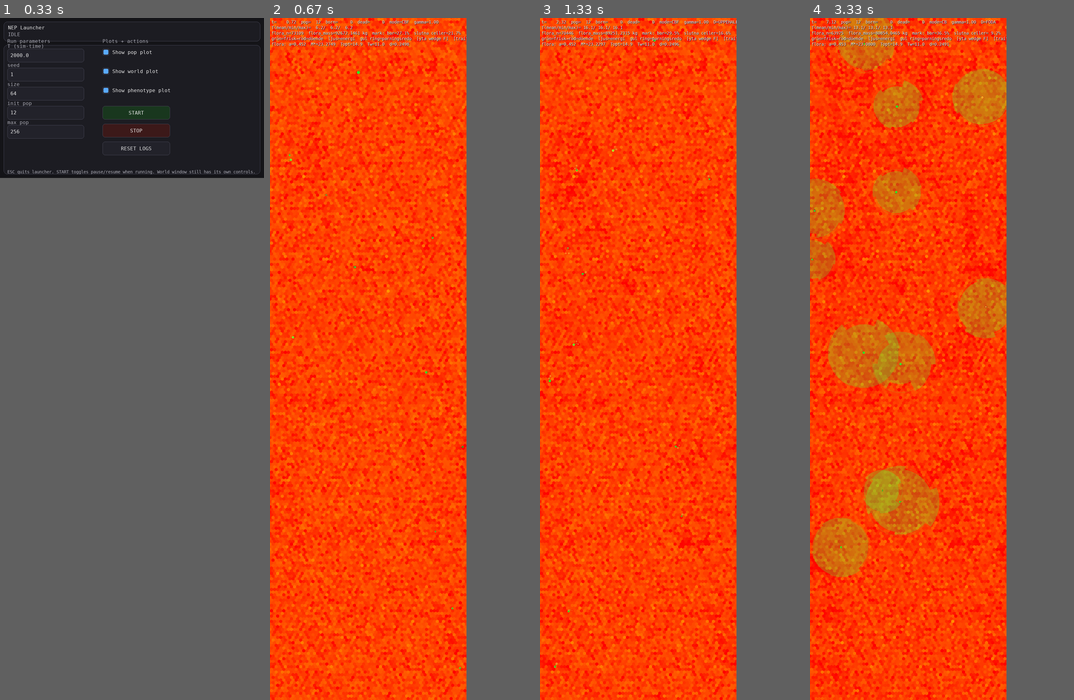
Above: before the commit, frames 1-4 (left to right).
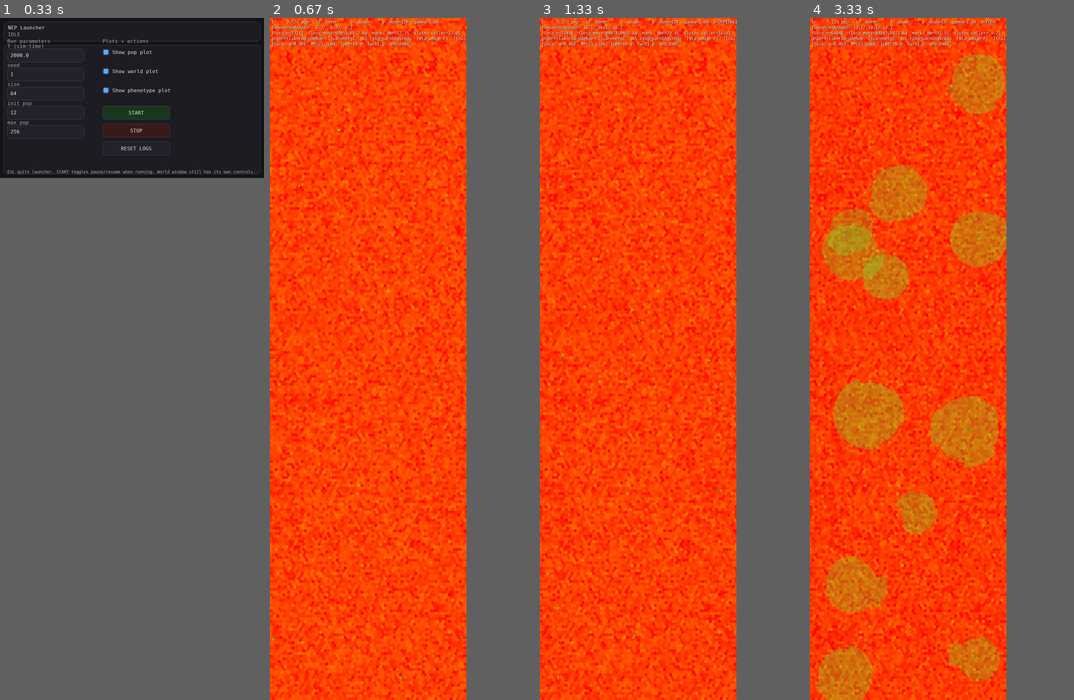
Above: after the commit, the same moments.

Repository: JoakimStorck/nep-process
Game: pygame game, started from nep_gui_launcher.py
Two runs of this game, one before a commit and one after it. Both use one fixed random seed, a clock stepped at 60 frames per second and the inputs below.
Inputs (mouse positions are in pixels of both pictures, inside the frame that each line leads up to):
- Up to frame 1 (0.33 s): no input
- Up to frame 2 (0.67 s): click "START" at 0.38 s
- Up to frame 3 (1.33 s): hold D 0.67-1.13 s; move the mouse to (685, 461) at 0.7 s; hold W from 1.17 s (still down); move the mouse to (566, 372) at 1.2 s; tap Space at 1.23 s
- Up to frame 4 (3.33 s): release W at 1.47 s; hold D 1.5-1.97 s; move the mouse to (960, 365) at 1.53 s; tap Space at 1.57, 1.87, 2.07, 2.37, 2.63, 2.93, 3.07 s; hold A 2-2.53 s; move the mouse to (981, 536) at 2.03 s; tap 1 at 2.15 s; hold A 2.57-2.97 s; move the mouse to (894, 536) at 2.6 s; hold W from 3 s (still down); move the mouse to (902, 604) at 3.03 s

Frame 1 is identical in both runs. In frame 2, 1.2% of the frame differs, in the area x 0-75%, y 0-100%; in frame 3, 4.6%; in frame 4, 31%.

Commit message:
0170: betningen följer vägen i stället för en cirkel kring slutpunkten
`reach = ceil(fart · dt)` gav en cirkel med heltalsradie kring slutpunkten. Den
var fel åt två håll samtidigt: för stor, eftersom ett steg på en halv cellbredd
avrundades upp till radie ett och alltså sju celler, och osymmetrisk, eftersom
cirkeln låg kring slutpunkten och inte längs vägen.

Betningen läser nu organismens uppehållsfördelning. Banan under ticket är en
sträcka från utgångspunkten till den skrivna positionen, och tiden i en cell är
sträckans andel i den. Vikterna summerar till ett av konstruktion — samma regel
som all annan transport i modellen: en uppdelning av ett lager, aldrig ett flöde
räknat ur en hastighet. Sträckan provas i nio jämnt fördelade punkter;
kvadraturen är deterministisk.

Det är den första verkliga konsumenten av fördelningsrepresentationen, och det
gör betningen mer lokal, inte mindre. Farhågan var motsatt: en fördelning som
smetas ut betar medelfältet och förstör den lokala utarmning som driver rörelse.
Med ett halvt cellsteg täcker vägen en till två celler mot cirkelns sju, så
riktningen är den omvända.

Men Hollings funktionella respons räknar sitt tak över den tillgängliga massan
inom räckhåll, och räckhållet krympte sjufalt. `graze_search_a` och
`graze_handle_h` kalibrerades mot cirkeln. Uppmätt i liten6 över 400 tick och tre
frön faller `toppandel` med ungefär 0,011 i samtliga, och `svält` vinner oftare —
18,7 mot 17,2 procent av tickarna i frö 1. Beståndet: 37, 37, 38 mot 0169:s 32,
39, 39.

Geometrin är rättad, kalibreringen är det inte. Talen ska inte läsas som att
ändringen är dålig utan som att den frilade ett tal bundet till en form som inte
längre finns. Rätt plats att sätta det är mot betningens egen mätning av intag
per tick, och det hör till en egen patch.

Diff:
--- a/agent.py
+++ b/agent.py
@@ -2516,6 +2516,8 @@
     # ticket bär förra tickets värden, vilket är rätt — det är den senaste
     # övergång som faktiskt räknades.
     _mv_step: float = field(init=False, default=0.0, repr=False, compare=False)
+    _mv_x0: float = field(init=False, default=0.0, repr=False, compare=False)
+    _mv_y0: float = field(init=False, default=0.0, repr=False, compare=False)
     _mv_dir: float = field(init=False, default=0.0, repr=False, compare=False)
     _mv_sd: float = field(init=False, default=0.0, repr=False, compare=False)
     # Riktningsprofilen från senaste arbitrering: `(bäringar, värden, styrka,
@@ -3665,6 +3667,11 @@
         # Bansträcka och nettoförflyttning ackumuleras utan torusvikning, så att
         # kvoten mellan dem går att läsa i life-loggen. Den kvoten är Del 1:s
         # enda mätpunkt: 0,034 före den här ändringen.
+        # Utgångspunkten sparas för betningen: vägen under ticket är sträckan
+        # från här till där positionen skrivs, och det är den betningen ska
+        # följa. Se `_vagens_celler`.
+        self._mv_x0 = float(self.x)
+        self._mv_y0 = float(self.y)
         self._mv_step = abs(float(dt) * float(speed))
         self.path_len += abs(dt * speed)
         self.disp_x += step_x
@@ -3715,6 +3722,45 @@
         )
 
 
+    _VAG_PROV = 9
+
+    def _vagens_celler(self, grid) -> list:
+        """
+        Cellerna organismen faktiskt uppehöll sig i under ticket, med den
+        andel av tiden som tillbringades i var och en.
+
+        **Uppehållsfördelningen, realiserad.** Efter att kursen dragits är
+        banan under ticket en sträcka från utgångspunkten till den skrivna
+        positionen, och tiden i en cell är sträckans andel som ligger i den.
+        Vikterna summerar därför till ett av konstruktion, vilket är samma
+        regel som all annan transport i modellen följer: en uppdelning av ett
+        lager, aldrig ett flöde räknat ur en hastighet.
+
+        Det ersätter `reach = ceil(fart · dt)`, en cirkel med heltalsradie
+        kring **slutpunkten**. Den var fel åt två håll samtidigt. Den var för
+        stor: ett steg på en halv cellbredd avrundades upp till radie ett,
+        alltså sju celler, och betningen spreds över sex celler organismen
+        aldrig besökte. Och den var osymmetrisk fel: cirkeln låg kring
+        slutpunkten och tog inte hänsyn till varifrån organismen kom.
+
+        Följden av att rätta den är att betningen blir **mer** lokal, inte
+        mindre — och lokal utarmning är vad som gör världen fläckig och därmed
+        vad som ger rörelsen något att söka efter.
+
+        Sträckan provas i `_VAG_PROV` jämnt fördelade punkter. Kvadraturen är
+        deterministisk; en betning som flimrar mellan tick är inte en betning.
+        """
+        x0 = float(getattr(self, "_mv_x0", self.x))
+        y0 = float(getattr(self, "_mv_y0", self.y))
+        dx, dy = grid.torus_delta_pos(x0, y0, float(self.x), float(self.y))
+        n = int(self._VAG_PROV)
+        vikt: dict[int, float] = {}
+        for j in range(n):
+            f = (j + 0.5) / n
+            c = int(grid.cell_of(x0 + f * dx, y0 + f * dy))
+            vikt[c] = vikt.get(c, 0.0) + 1.0 / n
+        return sorted(vikt.items(), key=lambda kv: -kv[1])
+
     def _perform_feeding(
         self,
         world: World,
@@ -3738,17 +3784,14 @@
 
         want_kg = float(self.AP.eat_rate) * dt * (0.25 + 0.75 * float(self.body.hunger()))
         diet = float(getattr(self.pheno, "diet", 0.5))
-        # Betningen når så långt som organismen färdats under ticken. Den äter
-        # medan den går; att bara sampla slutpunkten lämnade föda orörd längs
-        # vägen. Antagandet höll när förflyttningen var fyra hundradels cell
-        # per tick och blev fel när den är två.
-        reach = int(math.ceil(float(getattr(self, "last_speed", 0.0)) * float(dt)))
+        # Betningen följer **vägen**, inte en cirkel kring slutpunkten. Se
+        # `_vagens_celler`.
         got_l, got_d, e_l, e_d = world.consume_food(
             self.x,
             self.y,
             amount=want_kg,
             diet=diet,
-            reach=max(1, reach),
+            vag=self._vagens_celler(world.grid),
         )
 
         herb_eff, scav_eff = diet_efficiency(diet)
--- a/population.py
+++ b/population.py
@@ -1884,7 +1884,8 @@
         return created
 
 
-    def _consume_flora_from_store(self, x: float, y: float, amount: float, max_radius: int = 1) -> tuple[float, float]:
+    def _consume_flora_from_store(self, x: float, y: float, amount: float,
+                                  vag=None) -> tuple[float, float]:
         """
         Konsumera växtmassa från diskret flora i OrganismStore via gemensamt spatialindex.
 
@@ -1899,10 +1900,14 @@
         got = 0.0
         energy = 0.0
 
-        # Grannskapet en gång, ur grannskapstabellen. Det gamla anropet gjorde
-        # en bredden-först-sökning per radie och slog sedan ihop resultaten med
-        # en mängd; `cells_within` ger redan ringarna i ordning utan dubbletter.
-        ordered_cells = self.grid.cells_within(cell0, int(max_radius))
+        # Cellerna organismen uppehöll sig i under ticket, tyngst först. Utan
+        # en väg — vid init eller om rörelsepasset inte kört — är det den egna
+        # cellen och ingen annan, vilket är rätt: ett djur som inte rört sig har
+        # bara betat där det står.
+        if vag:
+            ordered_cells = [int(c) for c, _w in vag]
+        else:
+            ordered_cells = (cell0,)
 
         # Funktionell respons av Hollings typ II, härledd ur att betandet tar
         # tid. Tillgänglig massa inom räckhåll räknas först; efterfrågan kapas
@@ -2900,7 +2905,7 @@
         return out
 
     def consume_food(self, x: float, y: float, amount: float,
-                     diet: float = 0.5, reach: int = 1) -> tuple[float, float, float, float]:
+                     diet: float = 0.5, vag=None) -> tuple[float, float, float, float]:
         """
         Konsumera upp till `amount` kg, från det mest värdefulla först.
 
@@ -2921,9 +2926,16 @@
         `diet` är alltså bara en avvägning mellan verkningsgrader, inte
         dessutom en smakriktning.
 
-        `reach` är hur många celler ut betningen når. Den följer sträckan
-        organismen färdats under ticken: ett betande djur äter medan det går,
-        och när ticket är över fjorton timmar hinner det korsa flera celler.
+        `vag` är organismens **uppehållsfördelning** under ticket: en lista av
+        `(cell, andel)` som summerar till ett, byggd ur den sträcka den
+        faktiskt tillryggalade. Se `Agent._vagens_celler`.
+
+        Den ersätter `reach`, en cirkel med heltalsradie kring slutpunkten.
+        Cirkeln var fel åt två håll: för stor, eftersom ett halvt cellsteg
+        avrundades upp till radie ett och alltså sju celler, och osymmetrisk,
+        eftersom den låg kring slutpunkten och inte längs vägen. Att rätta den
+        gör betningen **mer** lokal, och lokal utarmning är vad som gör världen
+        fläckig.
 
         Uppdelningen levande/detritus finns kvar därför att den är verklig i
         anskaffningen: levande vävnad tillhör en organism som växer tillbaka
@@ -2969,7 +2981,7 @@
             nonlocal got_l, e_l
             if want <= 0.0:
                 return 0.0
-            g, e = self._consume_flora_from_store(x, y, want, max_radius=int(reach))
+            g, e = self._consume_flora_from_store(x, y, want, vag=vag)
             got_l += g
             e_l += e
             return float(g)
--- a/world.py
+++ b/world.py
@@ -1692,16 +1692,20 @@
 
     def consume_food(self, x: float, y: float, amount: float,
                      diet: float = 0.5,
-                     reach: int = 1) -> Tuple[float, float, float, float]:
+                     vag=None) -> Tuple[float, float, float, float]:
         """
         Reservkonsumtion i World: bara detritus. Levande föda hanteras av
         Population via consume_food_hook.
 
+        `vag` är organismens uppehållsfördelning under ticket — en lista av
+        `(cell, andel)` som summerar till ett. Se `Agent._vagens_celler`. Den
+        ersätter `reach`, en cirkel med heltalsradie kring slutpunkten.
+
         Returnerar (kg_levande, kg_detritus, energi_levande_J, energi_detritus_J).
         """
         hook = getattr(self, "consume_food_hook", None)
         if hook is not None:
-            return hook(x, y, amount, diet, reach)
+            return hook(x, y, amount, diet, vag)
 
         amt = float(amount)
         if not math.isfinite(amt) or amt <= 0.0:
Not shown, changed: TODO.md
